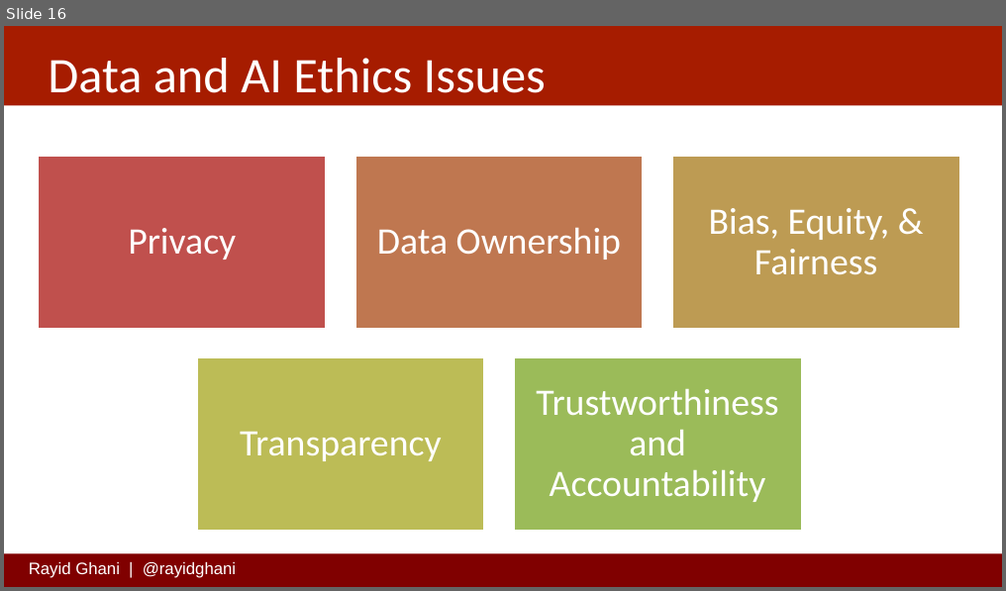
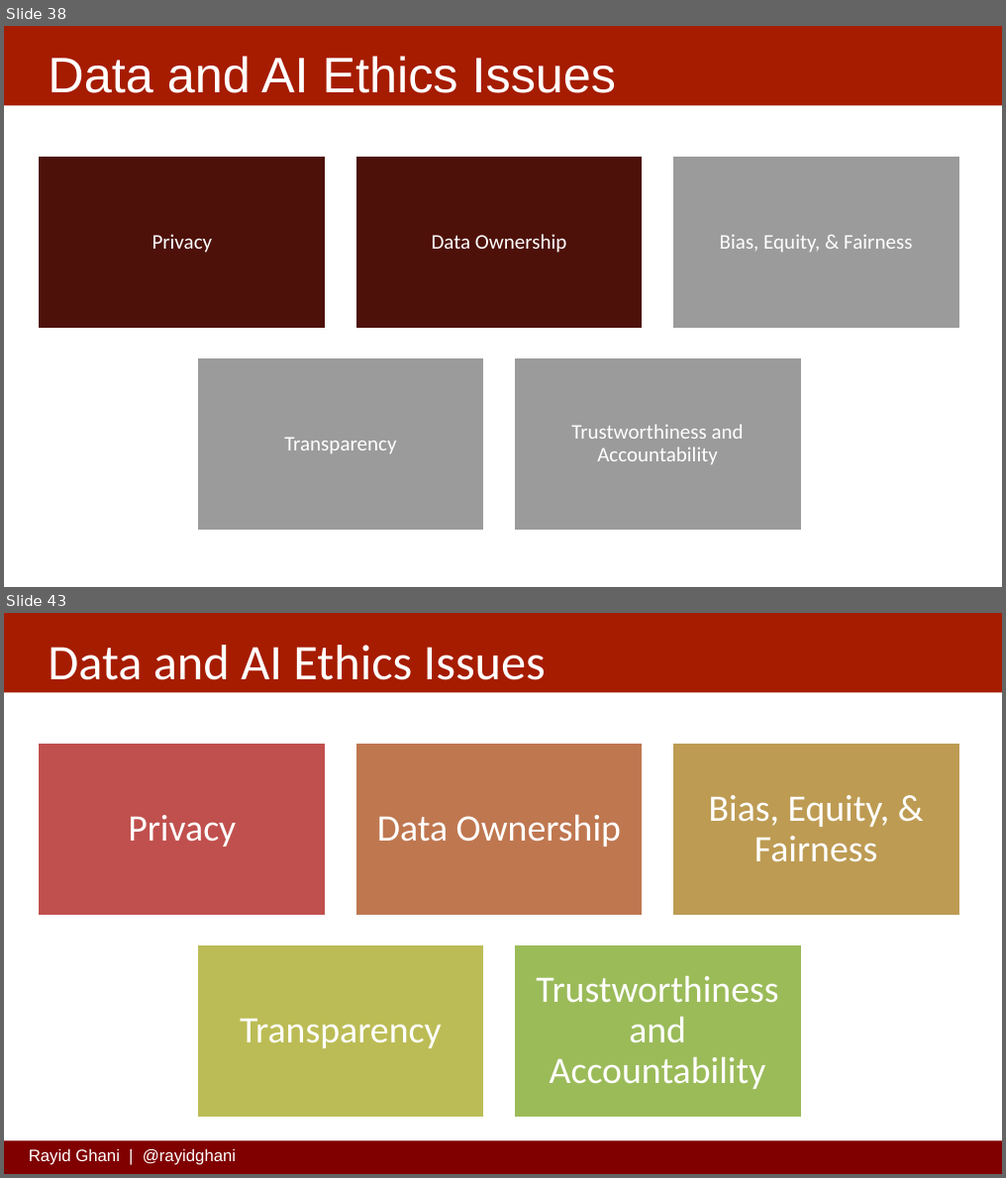
Before and after one commit to dssg/mlforpublicpolicylab, a slide deck: Lectures/EthicsOverview.pptx. Shown one above the other, each under a label of ours: slide 16 before the commit, slides 38 and 43 after it; the slides between them are not shown. The pictures are 1006x591 and 1006x1178 pixels, drawn with LibreOffice and Linux fonts; fonts in the diff are those of the drawing; background and template pictures are left out. Boxes give left, top, right and bottom in pixels: in the first picture for what was removed or moved away, otherwise in the second. Text is boxed around its words. In the diff, an @@ line names an element or a change of style, - is before the commit and + after.

```diff
--- a/Lectures/EthicsOverview.pptx
+++ b/Lectures/EthicsOverview.pptx
@@ slide 38 added at bbox=[4, 26, 1002, 587], background #FFFFFF; not listed: 1 template element that a slide beside it also shows @@
@@ title added at bbox=[48, 56, 617, 93], 48 pt, text #FFFFFF @@
+Data and AI Ethics Issues
@@ group added at bbox=[38, 157, 960, 531]: 5 rectangles, 5 texts @@
+Privacy
+Data Ownership
+Bias, Equity, & Fairness
+Transparency
+Trustworthiness and Accountability
@@ what was slide 16 is now slide 43 @@
```
Also in this commit, not shown: 3 slides changed, 29 other slides added, 3 slides removed, 3 other files.
